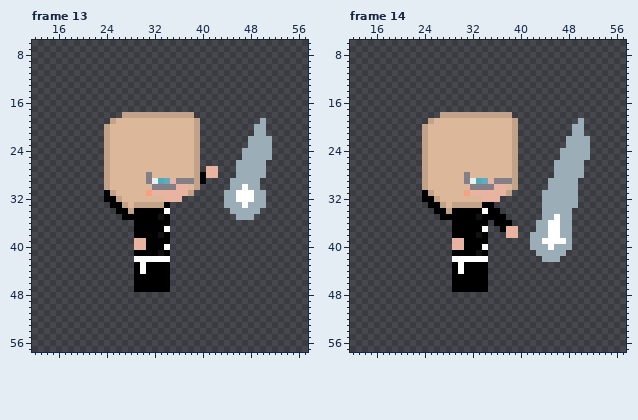
Two versions of one pixel-art file, assets/character/unnamed_cult_girl_boss/unnamed_cult_girl_boss.aseprite. Above is the file before it was changed.
64x64 pixels, 16 frames. Shown: frame 13: x 12..57, y 6..57; frame 14: x 12..57, y 6..57. The commit also changed other frames, which this record leaves out.
Now the later version:
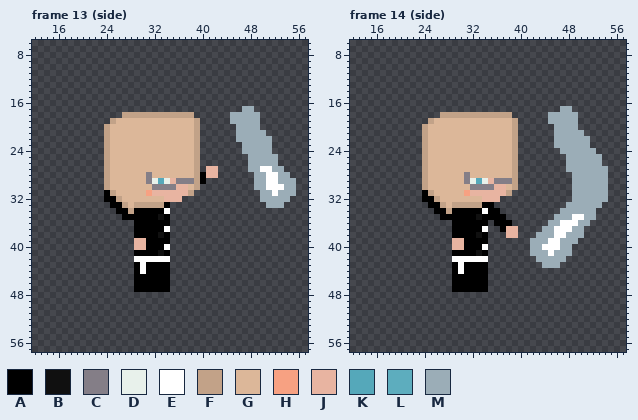
Palette (. is transparent): A #000000  B #101010  C #847e87  D #e8f1eb  E #ffffff  F #c2a288  G #dcb799  H #f7a182  J #e8b4a1  K #55a8ba  L #5dadbe  M #9badb7
The edit:
Frame 13 (side), layer "Chara":
y 17: x 47..48 .. -> MM
y 18: x 45..49 ..... -> MMMMM
y 19: x 45..50 .....M -> MMMMM.
y 20: x 46..48 ... -> MMM; x 50 M -> .
y 21: x 46..48 ... -> MMM
y 22: x 46..47 .. -> MM
y 23: x 47 . -> M
y 25: x 47 M -> .; x 52 . -> M
y 26: x 46..47 MM -> ..; x 51..52 .. -> MM
y 27: x 46..47 MM -> ..; x 50..53 M... -> EEMM
y 28: x 46..48 MMM -> ...; x 51..54 .... -> EEMM
y 29: x 34 L -> D; x 45..48 MMMM -> ....; x 50..55 ...... -> MEEMMM
y 30: x 45..48 MMEM -> ....; x 50..55 ...... -> MEEEMM
y 31: x 44..49 MMEEEM -> ......; x 51..55 ..... -> MEMMM
y 32: x 44..49 MMEEEM -> ......; x 51..54 .... -> MMMM
y 33: x 44..53 MMMEMMM... -> .......MMM
y 34: x 45..49 MMMMM -> .....
y 35: x 46..48 MMM -> ...
Frame 14 (side), layer "Chara":
y 17: x 47..48 .. -> MM
y 18: x 45..49 ..... -> MMMMM
y 19: x 45..50 .....M -> MMMMM.
y 20: x 46..48 ... -> MMM; x 50 M -> .
y 21: x 46..48 ... -> MMM
y 22..23: x 46..47 .. -> MM
y 24: x 52 . -> M
y 25: x 47 M -> .; x 52..53 .. -> MM
y 26: x 46..47 MM -> ..; x 51..53 ... -> MMM
y 27: x 46..47 MM -> ..; x 51..54 .... -> MMMM
y 28: x 46..48 MMM -> ...; x 51..54 .... -> MMMM
y 29: x 34 L -> D; x 45..48 MMMM -> ....; x 50..54 ..... -> MMMMM
y 30: x 45..48 MMMM -> ....; x 50..54 ..... -> MMMMM
y 31..32: x 44..48 MMMMM -> .....; x 50..54 ..... -> MMMMM
y 33: x 44..47 MMMM -> ....; x 50..53 .... -> MMMM
y 34: x 44..46 MMM -> ...; x 49..52 .... -> MMMM
y 35: x 44..46 MME -> ..M; x 49..52 .... -> EEMM
y 36: x 43..51 MMEEMM... -> ..MMEEEMM
y 37: x 43 M -> .; x 45 E -> M; x 47..50 MM.. -> EEMM
y 38: x 42 M -> .; x 45 E -> M; x 47 M -> E; x 49..50 .. -> MM
y 39: x 44 E -> M; x 47 E -> M; x 49 . -> M
y 40: x 44 M -> E; x 46 M -> E
y 41: x 42 . -> M; x 45 M -> E; x 48 . -> M
y 42: x 43 . -> M; x 47 . -> M
y 43: x 44..46 ... -> MMM
Pixel boxes of the changes (left, top, right, bottom) in both pictures:
changed: (224, 106, 296, 220)
changed: (164, 178, 170, 184)
changed: (530, 106, 608, 268)
changed: (482, 178, 488, 184)
